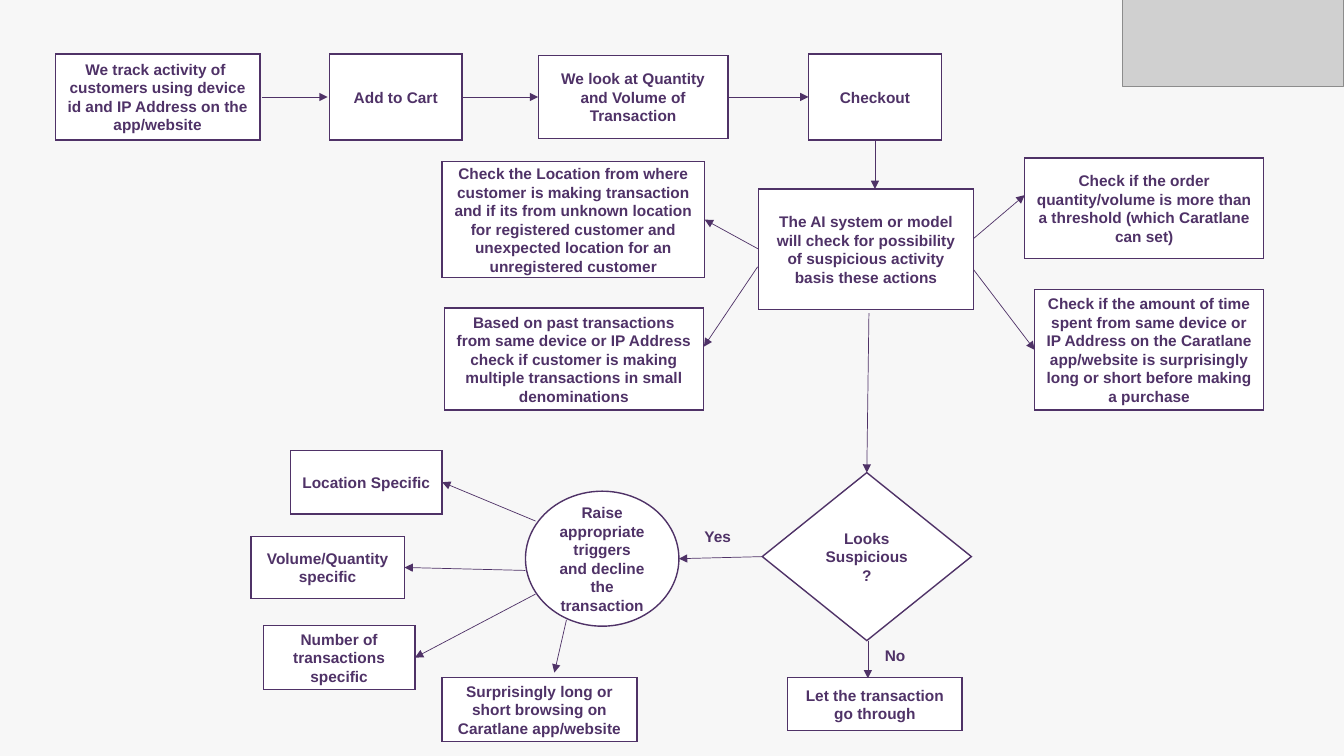
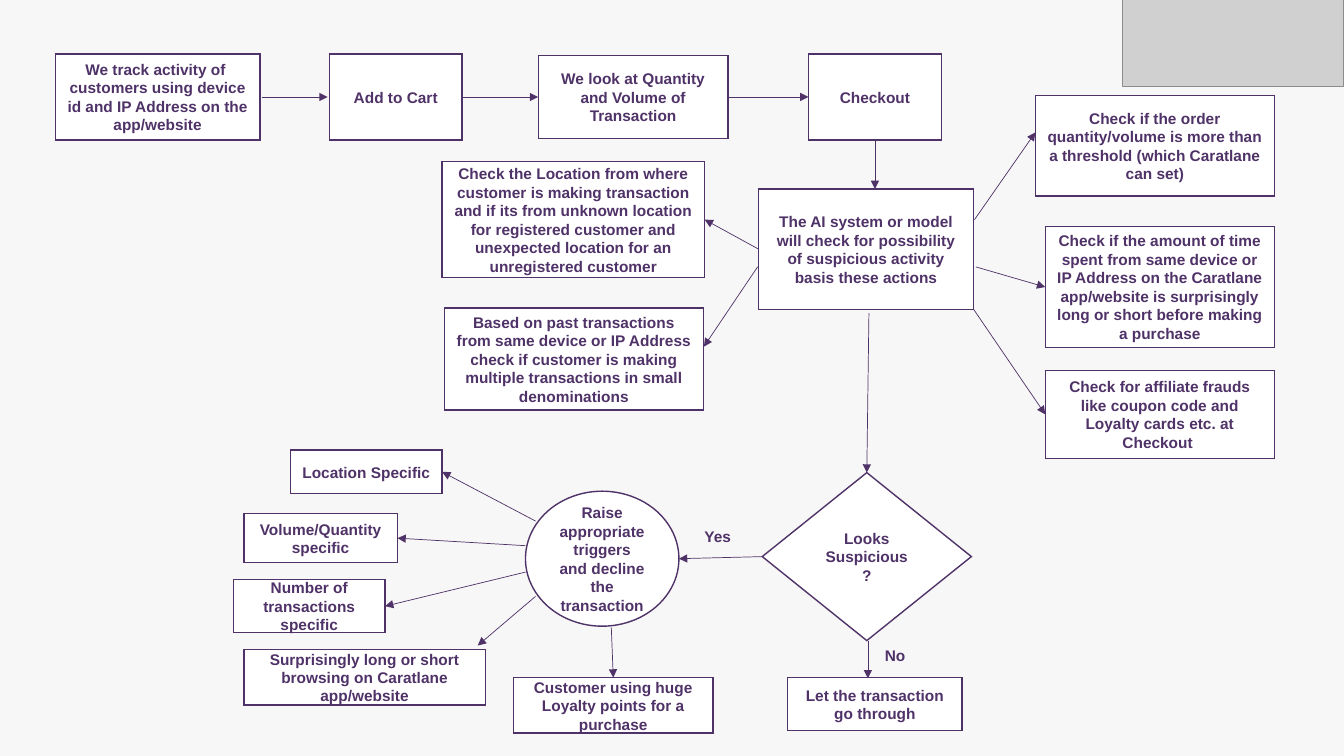
Before and after one commit to Ajith1892/PYCO22, a slide deck: slide 3 of Using Data Driven Solution to Detect and Prevent Fraud for Caratlane.pptx. Drawn at 1344x756 pixels with LibreOffice and Linux fonts; fonts in the diff are those of the drawing; grey boxes stand for pictures. Boxes give left, top, right and bottom in pixels: in the first picture for what was removed or moved away, otherwise in the second. Text is boxed around its words. In the diff, an @@ line names an element or a change of style, - is before the commit and + after.

```diff
--- a/Using Data Driven Solution to Detect and Prevent Fraud for Caratlane.pptx
+++ b/Using Data Driven Solution to Detect and Prevent Fraud for Caratlane.pptx
@@ rectangle "Check if the order quantity/volume ..." moved from (x1=1025, y1=158, x2=1264, y2=259) to (x1=1035, y1=96, x2=1274, y2=197) @@
@@ arrow moved from (974, 239) - (1025, 196) to (975, 220) - (1035, 132) @@
@@ rectangle "Check if the amount of ..." moved from (x1=1034, y1=289, x2=1263, y2=410) to (x1=1046, y1=227, x2=1274, y2=348) @@
@@ arrow moved from (974, 269) - (1034, 350) to (976, 267) - (1046, 287) @@
@@ arrow added from (974, 310) to (1046, 414), #4F3267 0.5 pt @@
@@ rectangle added at (x1=1046, y1=371, x2=1274, y2=459), fill #FFFFFF, outline #4F3267 1 pt, 11 pt, text #4F3267, bold @@
+Check for affiliate frauds like coupon code and Loyalty cards etc. at Checkout
@@ rectangle "Location Specific" resized from (x1=290, y1=451, x2=442, y2=514) to (x1=290, y1=451, x2=442, y2=494) @@
@@ arrow moved from (535, 521) - (443, 482) to (535, 521) - (443, 472) @@
@@ rectangle "Volume/Quantity specific" resized from (x1=251, y1=536, x2=404, y2=598) to (x1=244, y1=514, x2=397, y2=564) @@
@@ arrow moved from (525, 571) - (404, 568) to (525, 545) - (397, 538) @@
@@ rectangle "Number of transactions specific" resized from (x1=263, y1=626, x2=414, y2=690) to (x1=234, y1=580, x2=385, y2=632) @@
@@ arrow moved from (535, 594) - (415, 657) to (525, 573) - (385, 606) @@
@@ arrow moved from (567, 620) - (555, 673) to (535, 597) - (478, 645) @@
@@ arrow added from (611, 627) to (613, 678), #4F3267 0.5 pt @@
@@ rectangle "Surprisingly long or short browsing ..." resized from (x1=443, y1=678, x2=637, y2=741) to (x1=244, y1=650, x2=486, y2=706) @@
@@ rectangle added at (x1=513, y1=678, x2=713, y2=733), fill #FFFFFF, outline #4F3267 1 pt, 11 pt, text #4F3267, bold @@
+Customer using huge Loyalty points for a purchase
```
Also in this commit, not shown: 1 slide added.
